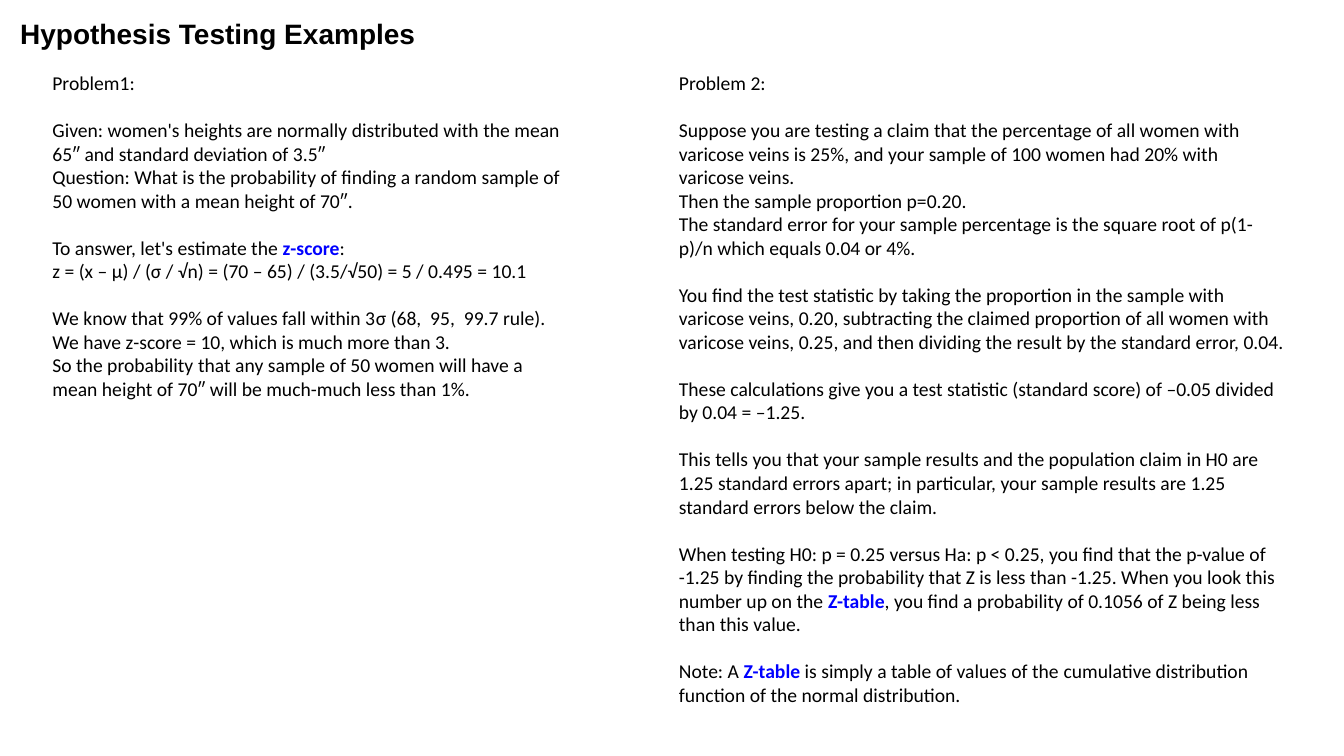
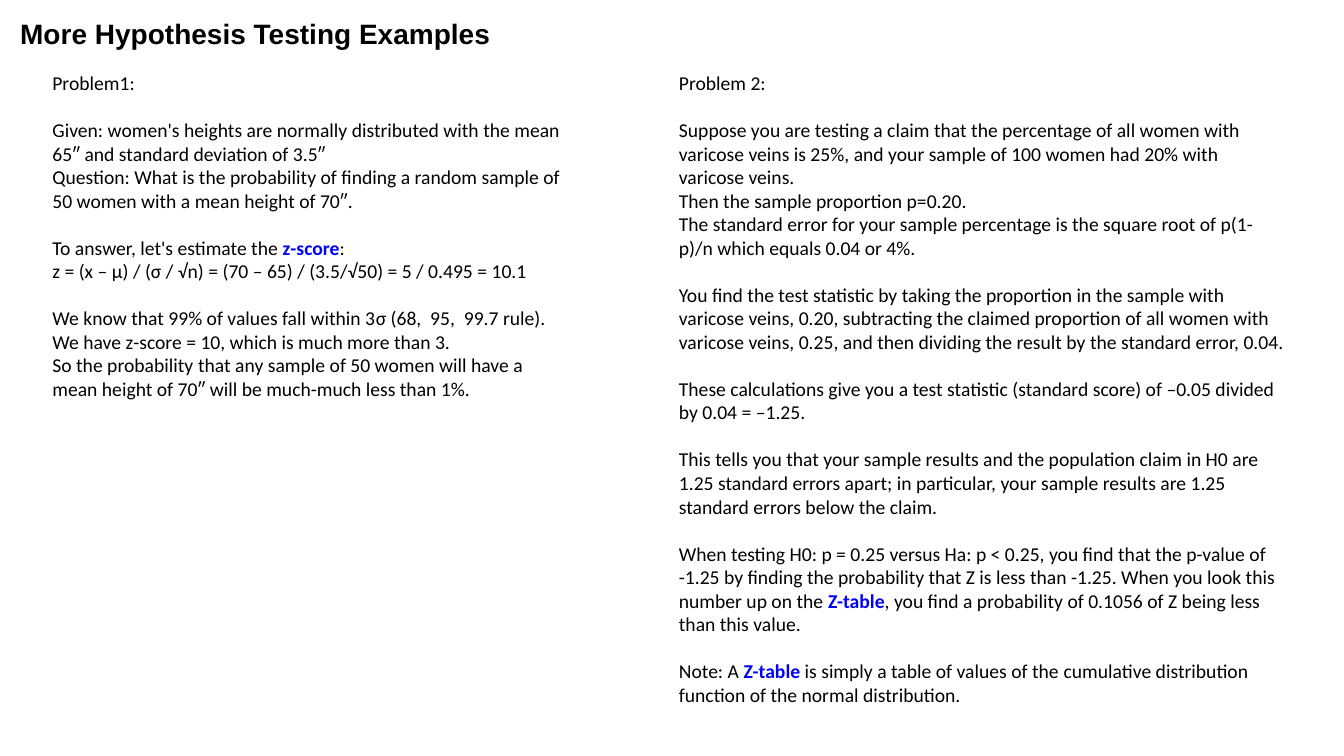
Before and after one commit to lselector/ml_ai_doc, a slide deck: slide 9 of statistics_05_hypothesis_testing_p_val.pptx (slide 8 before the commit). Drawn at 1344x756 pixels with LibreOffice and Linux fonts; fonts in the diff are those of the drawing. Boxes give left, top, right and bottom in pixels: in the first picture for what was removed or moved away, otherwise in the second. Text is boxed around its words. In the diff, an @@ line names an element or a change of style, - is before the commit and + after.

```diff
--- a/statistics_05_hypothesis_testing_p_val.pptx
+++ b/statistics_05_hypothesis_testing_p_val.pptx
@@ text at (x1=20, y1=23, x2=490, y2=49): text changed @@
-Hypothesis Testing Examples
+More Hypothesis Testing Examples
```
Also in this commit, not shown: 3 other slides changed, 1 slide added.
